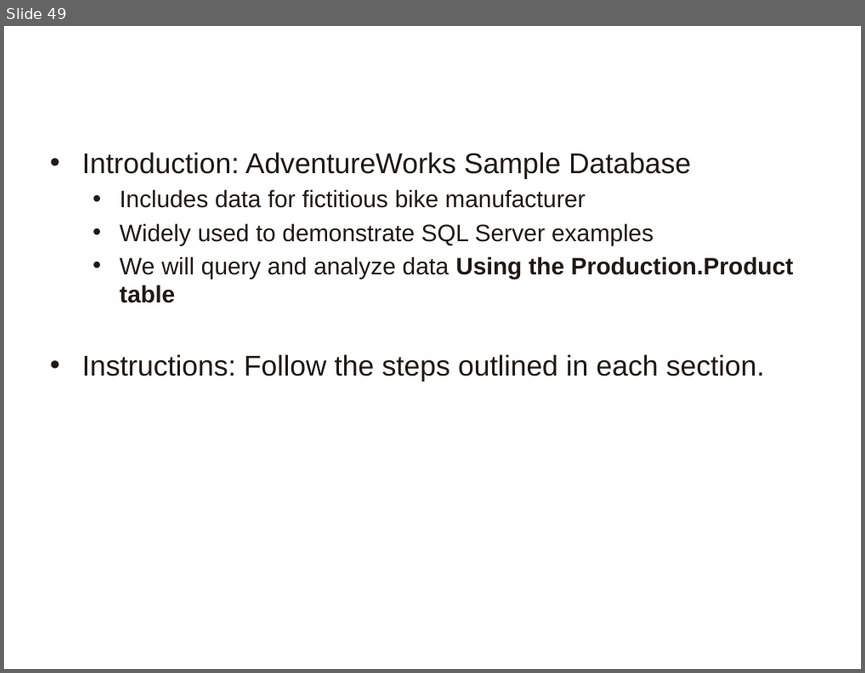
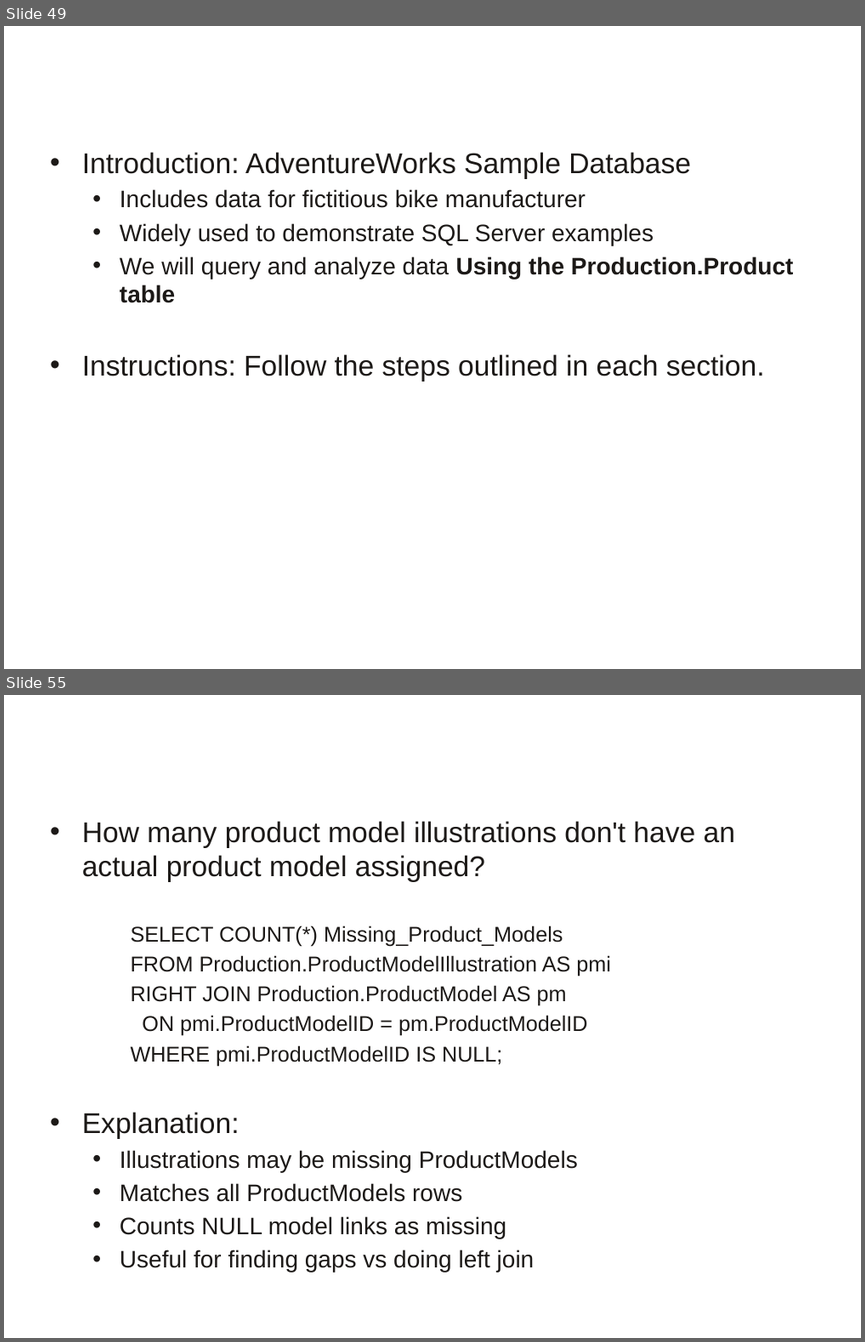
Before and after one commit to a099954/ABC-Program, a slide deck: SQL/06-joins - Final.pptx. Shown one above the other, each under a label of ours: slide 49 before the commit, slides 49 and 55 after it; the slides between them are not shown. The pictures are 865x673 and 865x1342 pixels, drawn with LibreOffice and Linux fonts; fonts in the diff are those of the drawing; background and template pictures are left out. Boxes give left, top, right and bottom in pixels: in the first picture for what was removed or moved away, otherwise in the second. Text is boxed around its words. In the diff, an @@ line names an element or a change of style, - is before the commit and + after.

```diff
--- a/SQL/06-joins - Final.pptx
+++ b/SQL/06-joins - Final.pptx
@@ slide 55 added at [4,695,861,1338], background #FFFFFF @@
@@ title added at [41,706,813,746], 24 pt, text #FFFFFF @@
+Exercise 2 – Question - Answer
@@ text added at [82,821,735,1271], 18 pt, text #1C1917 @@
+• How many product model illustrations don't have an actual product model assigned?
+    SELECT COUNT(*) Missing_Product_Models
+    FROM Production.ProductModelIllustration AS pmi
+    RIGHT JOIN Production.ProductModel AS pm
+    ON pmi.ProductModelID = pm.ProductModelID
+    WHERE pmi.ProductModelID IS NULL;
+• Explanation:
+  • Illustrations may be missing ProductModels
+  • Matches all ProductModels rows
+  • Counts NULL model links as missing
+  • Useful for finding gaps vs doing left join
```
Also in this commit, not shown: 3 slides changed, 6 other slides added, 3 slides removed.
